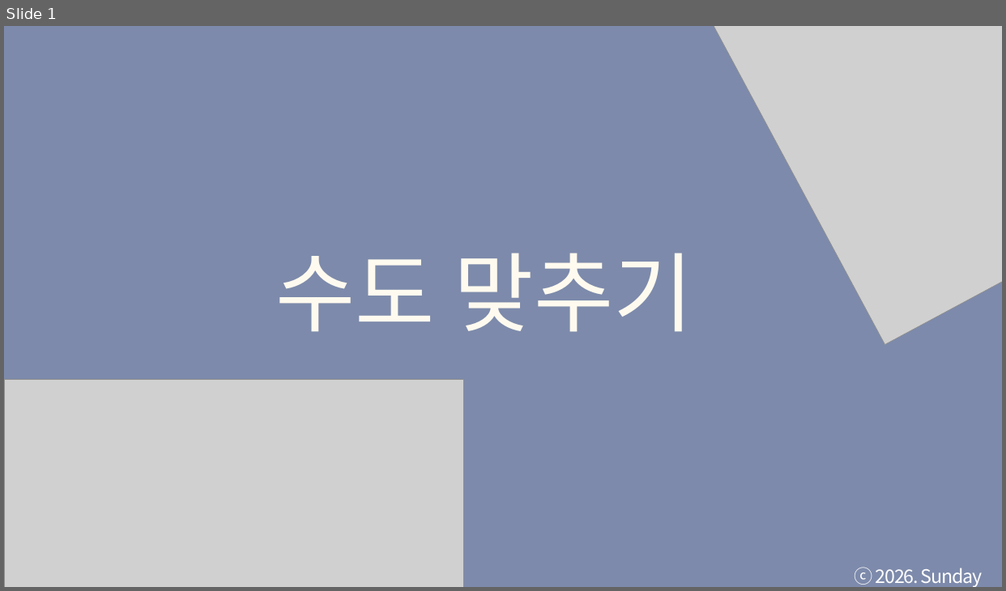
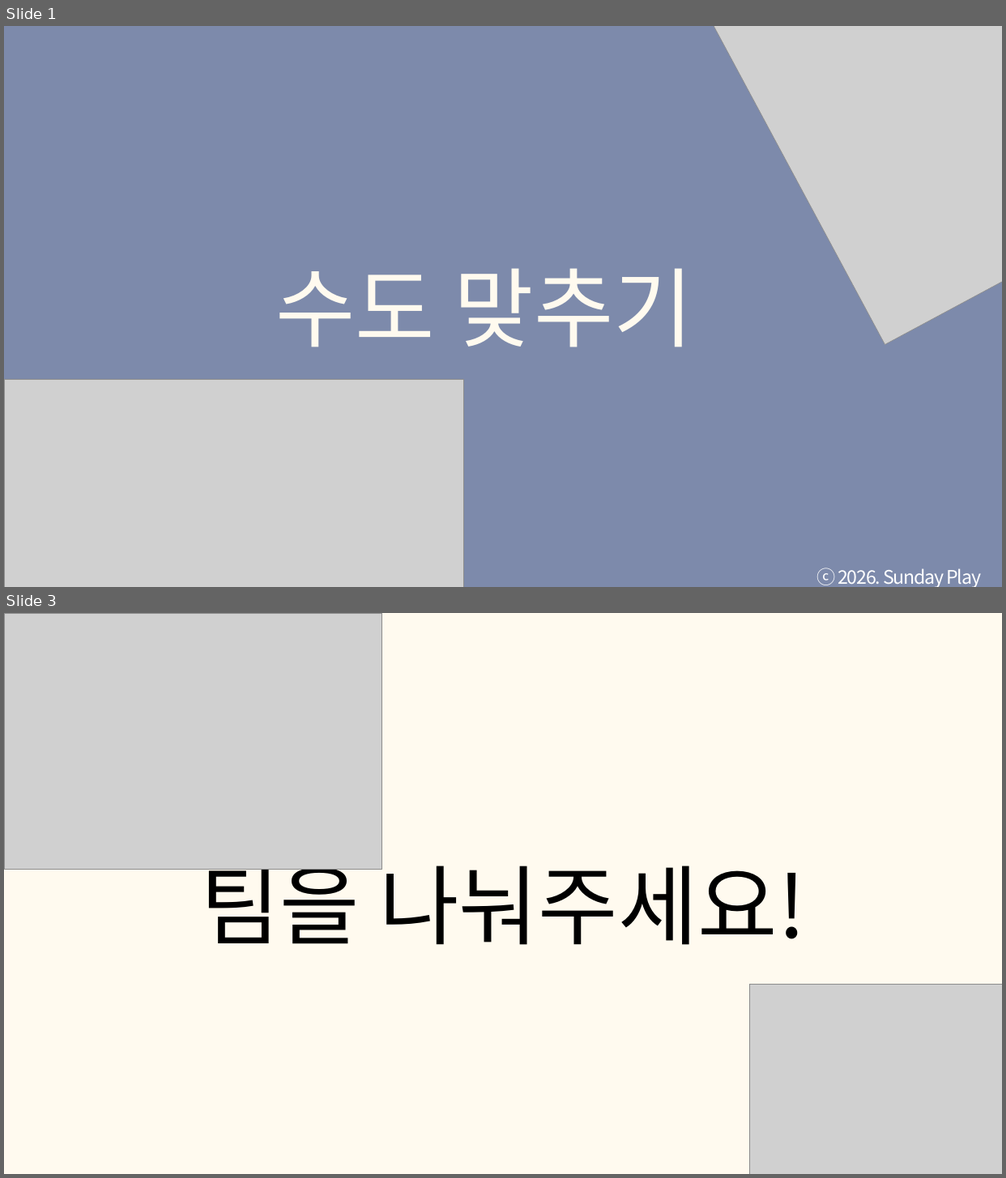
Before and after one commit to tkdgns25300/sunday_play, a slide deck: public/downloads/games/capital-quiz/rules.pptx. Shown one above the other, each under a label of ours: slide 1 before the commit, slides 1 and 3 after it; the slides between them are not shown. The pictures are 1006x591 and 1006x1178 pixels, drawn with LibreOffice and Linux fonts; fonts in the diff are those of the drawing; grey boxes stand for pictures. Boxes give left, top, right and bottom in pixels: in the first picture for what was removed or moved away, otherwise in the second. Text is boxed around its words. In the diff, an @@ line names an element or a change of style, - is before the commit and + after.

```diff
--- a/public/downloads/games/capital-quiz/rules.pptx
+++ b/public/downloads/games/capital-quiz/rules.pptx
@@ slide 3 added at [4,613,1002,1174], background #FFFAEF @@
@@ picture added at [4,613,381,870] @@
@@ text added at [200,850,806,945], 125 pt, text #000000 @@
+팀을 나눠주세요!
@@ picture added at [749,985,1002,1174] @@
@@ slide 1 changed as well @@
@@ text "수도 맞추기": place and size @@
-text "수도 맞추기" at [275,253,693,332]
+text "수도 맞추기" at [275,268,693,348]
@@ text "수도 맞추기" at [275,268,693,348]: font Lato to Noto Sans CJK KR @@
@@ text "ⓒ 2026. Sunday Play" rewrapped from [854,567,982,587] to [816,568,981,587] @@
```
Also in this commit, not shown: 63 other slides changed, 3 other files.
